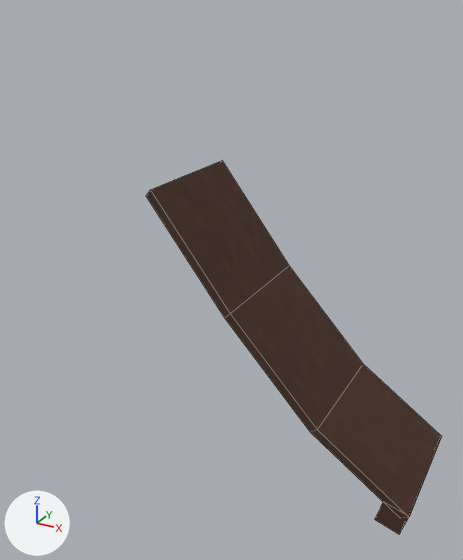
Renders of the OBJ model assets/mcme/models/block/red_cloth_45.obj from each side of a commit.
Camera for both pictures: a 50 mm lens placed at (1.56, -4.49, 3.2), pointed at (-0.58, -0.61, 1.26). The lights are fixed; the arrows at lower left show +X, +Y and +Z. Mesh edges are drawn as thin lines. Where no turn or scale is listed for an object, it has been applied to the vertices.

The older version as bpy lines, for what is in view:
```python
me_plane = bpy.data.meshes.new('plane')
me_plane.from_pydata(...)  # 16 vertices, 14 faces; spans x -1.04..1.0, y -1.0..0.0, z -0.03..2.0
me_plane.materials.append(mat_m_670e0171_0ace_faba_0f87_bf5c8d9f5ba6)  # picture img_red_tent_prep
ob_plane = bpy.data.objects.new('plane', me_plane)
ob_plane.location = (0.0, 0.0, 0.0)
```
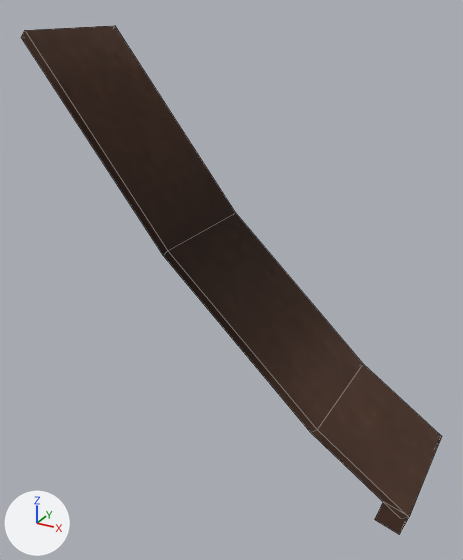
Diff of the bpy script that builds the scene:
```diff
--- a/assets/mcme/models/block/red_cloth_45.obj.py
+++ b/assets/mcme/models/block/red_cloth_45.obj.py
@@ img_red_tent_prep_large @@
+img_red_tent_prep_large = load_image('red_tent_prep_large', '../../textures/block/red_tent_prep_large.png', 96, 32, 'sRGB')
@@ mat_m_39d4bf5a_1de7_a9be_0292_0e3035201ba6 @@
+mat_m_39d4bf5a_1de7_a9be_0292_0e3035201ba6 = principled_material('m_39d4bf5a-1de7-a9be-0292-0e3035201ba6')
+mat_m_39d4bf5a_1de7_a9be_0292_0e3035201ba6.texture = img_red_tent_prep_large
+mat_m_39d4bf5a_1de7_a9be_0292_0e3035201ba6.roughness = 1.0
@@ me_plane @@
 # used by ob_plane; location = (0.0, 0.0, 0.0)
-me_plane.from_pydata(...)  # 16 vertices, 14 faces; spans x -1.04..1.0, y -1.0..0.0, z -0.03..2.0
+me_plane.from_pydata(...)  # 16 vertices, 15 faces; spans x -2.04..1.0, y -1.0..0.0, z -0.03..3.0
+# me_plane part 1
+# 4 vertices are removed from x -1.04..-1.0, y -1.0..0.0, z 1.95..2.0
+# 5 faces are deleted
+# 4 vertices move from x -0.42..-0.38, y -1.0..0.0, z 1.16..1.2 to x -0.92..-0.88, y -1.0..0.0, z 1.53..1.58
+# 4 vertices are added at (-2.04, -1.0, 2.95), (-2.04, 0.0, 2.95), (-2.0, -1.0, 3.0), (-2.0, 0.0, 3.0)
+# 6 new faces join them
+# me_plane part 2: 9 faces spanning x -0.92..1.0, y -1.0..0.0, z -0.03..1.58 switch from mat_m_670e0171_0ace_faba_0f87_bf5c8d9f5ba6 (picture img_red_tent_prep) to mat_m_39d4bf5a_1de7_a9be_0292_0e3035201ba6 (picture img_red_tent_prep_large)
```

Location of each change, (x1, y1, x2, y2) in pixels of the pictures (463 x 560 px; the box of a moved part takes in the faces that stretch with it):
'plane', reshaped (42% wider, 38% taller): before (146, 161, 441, 518); after (21, 26, 441, 518)
part 1 of me_plane, moved or reshaped: before (146, 161, 289, 318); after (21, 26, 235, 255)
part 2 of me_plane, recoloured: before (225, 266, 440, 444); after (163, 213, 440, 444)
